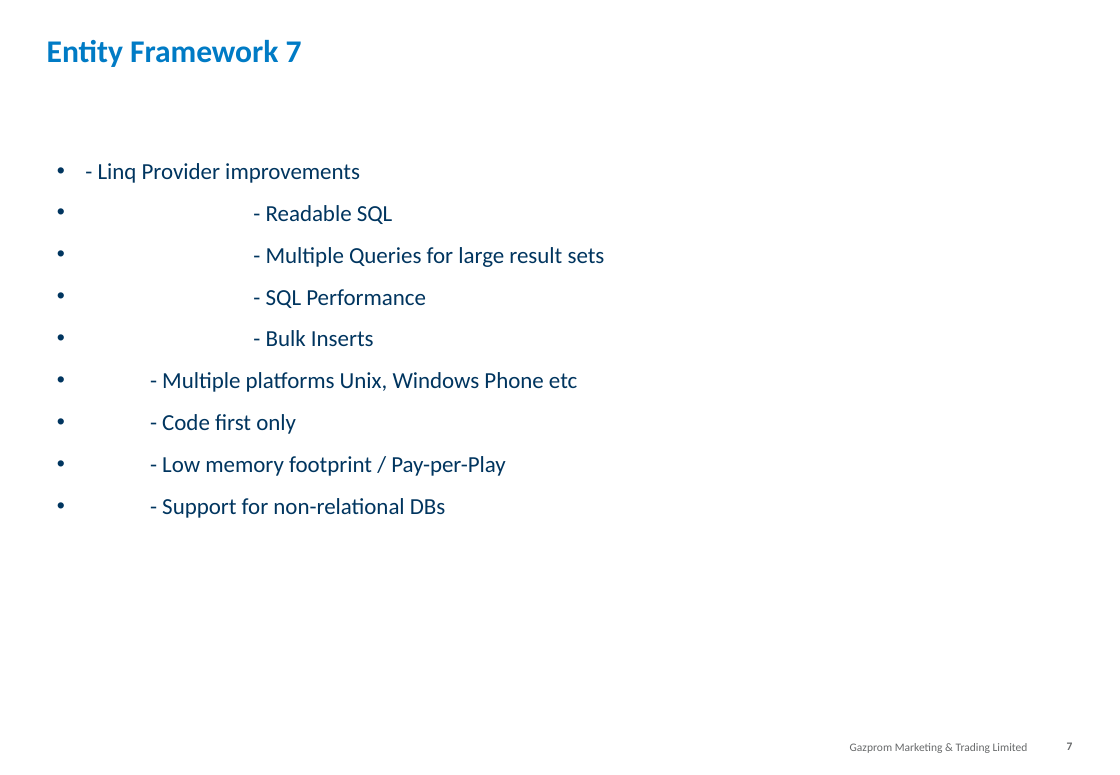
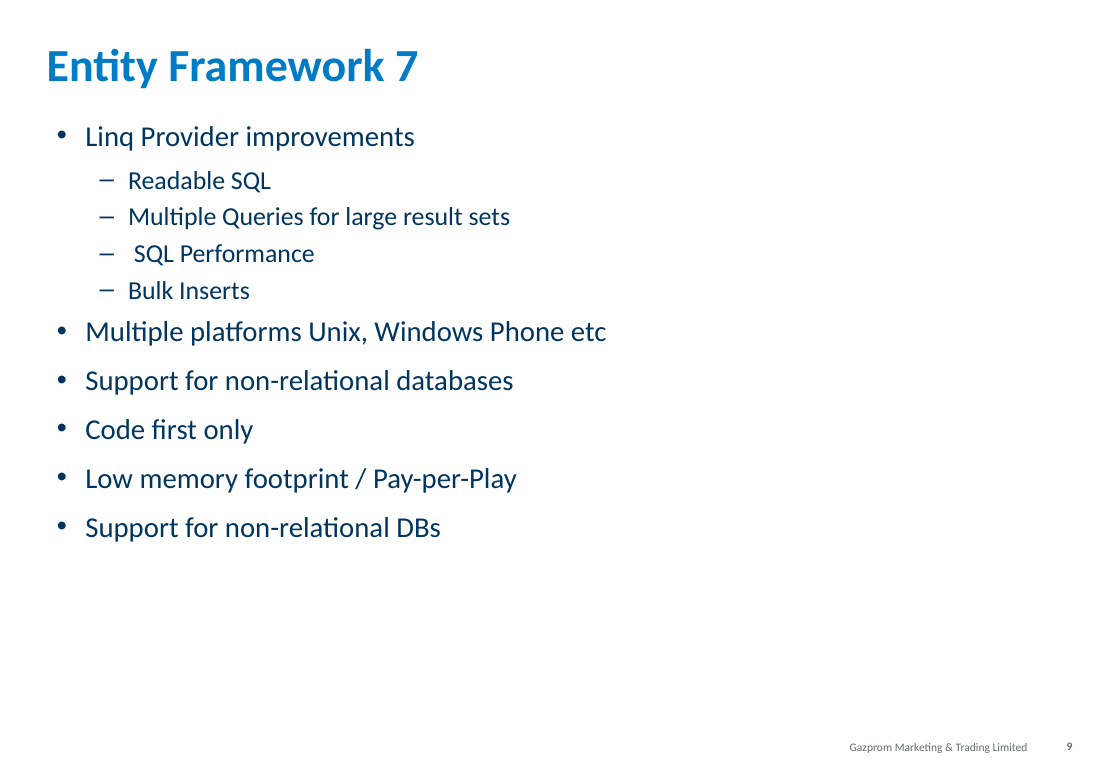
Before and after one commit to jeanhibbert/EfTestConsole, a slide deck: slide 9 of 20160128 Tech Punch - Entity Framework.pptx (slide 7 before the commit). Drawn at 1120x775 pixels with LibreOffice and Linux fonts; fonts in the diff are those of the drawing; background and template pictures are left out. Boxes give left, top, right and bottom in pixels: in the first picture for what was removed or moved away, otherwise in the second. Text is boxed around its words. In the diff, an @@ line names an element or a change of style, - is before the commit and + after.

```diff
--- a/20160128 Tech Punch - Entity Framework.pptx
+++ b/20160128 Tech Punch - Entity Framework.pptx
@@ title "Entity Framework 7": place and size @@
-title "Entity Framework 7" at <box>47,40,302,67</box>
+title "Entity Framework 7" at <box>47,48,418,89</box>
@@ title "Entity Framework 7" at <box>47,48,418,89</box>: size 22 to 32 pt @@
@@ text at <box>85,126,607,542</box>: text changed; size 16 to 20 pt @@
-• - Linq Provider improvements
-• - Readable SQL
-• - Multiple Queries for large result sets
-• - SQL Performance
-• - Bulk Inserts
-• - Multiple platforms Unix, Windows Phone etc
-• - Code first only
-• - Low memory footprint / Pay-per-Play
-• - Support for non-relational DBs
+• Linq Provider improvements
+  – Readable SQL
+  – Multiple Queries for large result sets
+  – SQL Performance
+  – Bulk Inserts
+• Multiple platforms Unix, Windows Phone etc
+• Support for non-relational databases
+• Code first only
+• Low memory footprint / Pay-per-Play
+• Support for non-relational DBs
```
Also in this commit, not shown: 7 other slides changed, 2 slides added, 27 other files.
